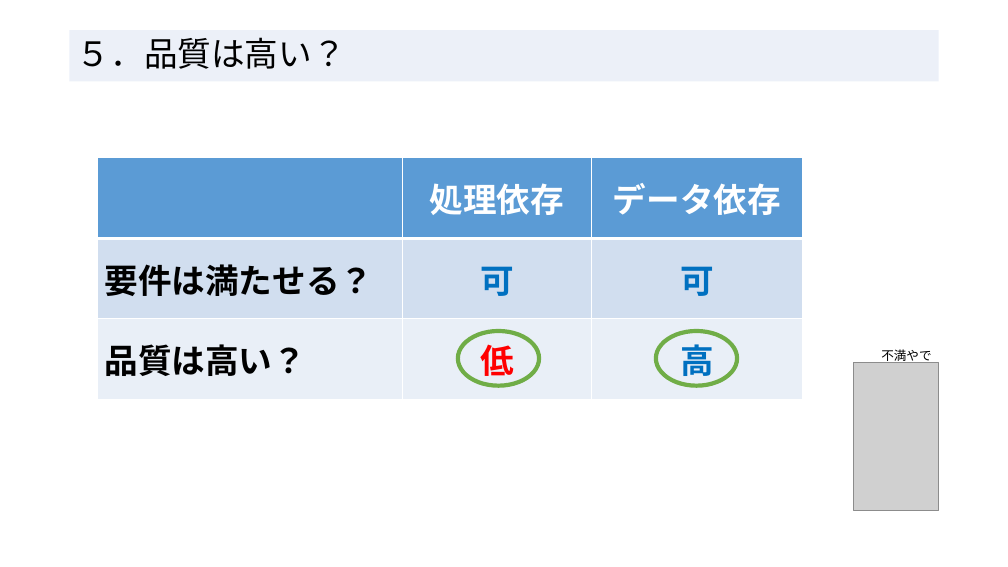
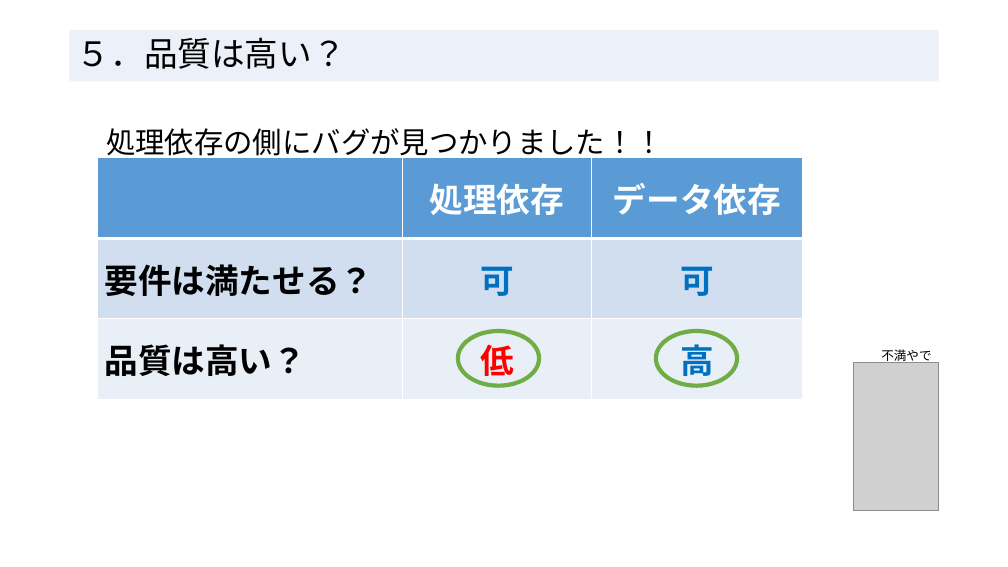
Before and after one commit to RyotoKuroki/QualityDependsOnDataApplication, a slide deck: slide 7 of 処理依存よりデータ依存_エンジニアの輪20250215.pptx. Drawn at 1008x567 pixels with LibreOffice and Linux fonts; fonts in the diff are those of the drawing; grey boxes stand for pictures. Boxes give left, top, right and bottom in pixels: in the first picture for what was removed or moved away, otherwise in the second. Text is boxed around its words. In the diff, an @@ line names an element or a change of style, - is before the commit and + after.

```diff
--- a/処理依存よりデータ依存_エンジニアの輪20250215.pptx
+++ b/処理依存よりデータ依存_エンジニアの輪20250215.pptx
@@ text added at (x1=106, y1=128, x2=664, y2=161), 28 pt, text #000000 @@
+処理依存の側にバグが見つかりました！！
```
Also in this commit, not shown: 5 other slides changed.
